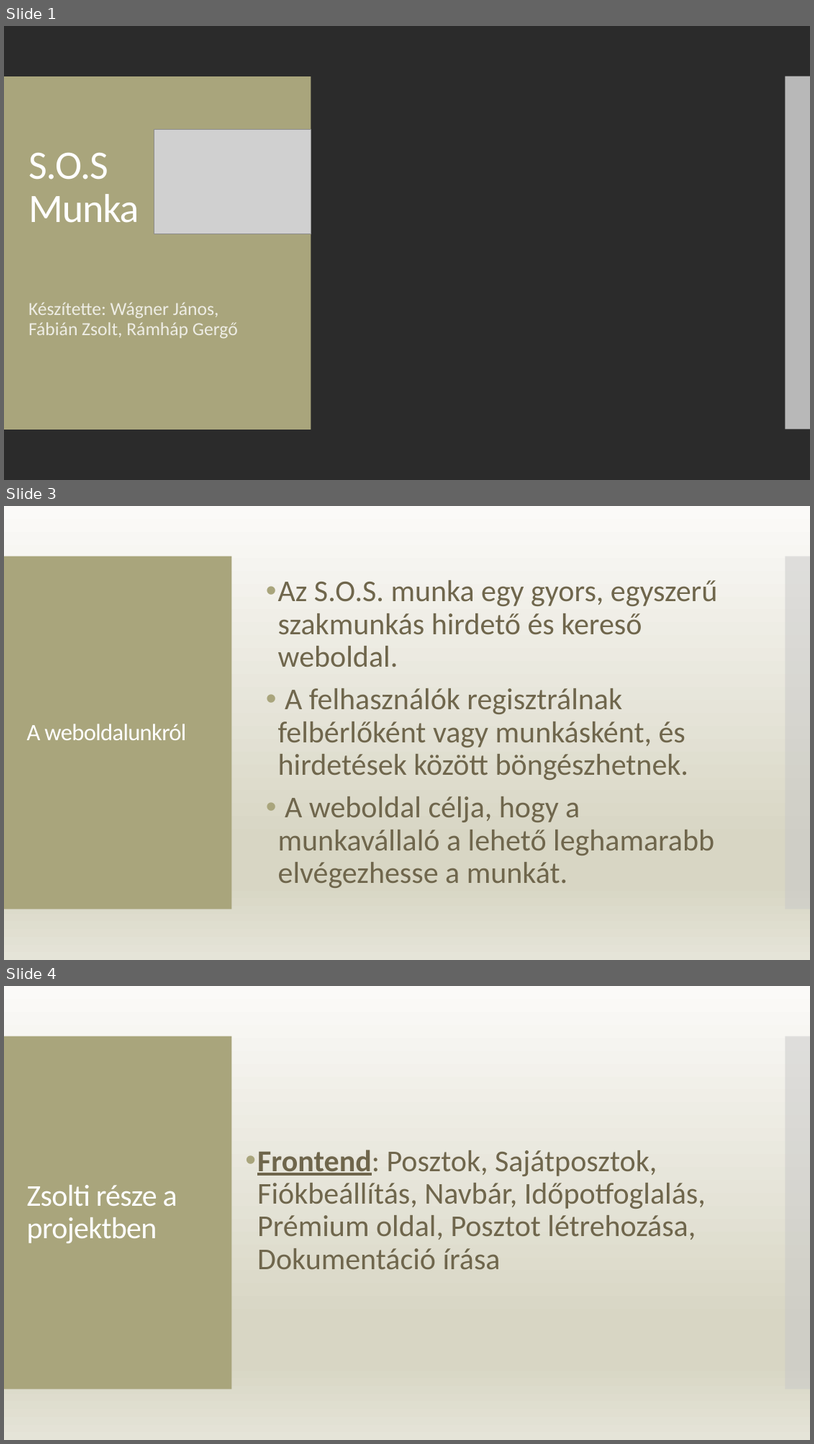
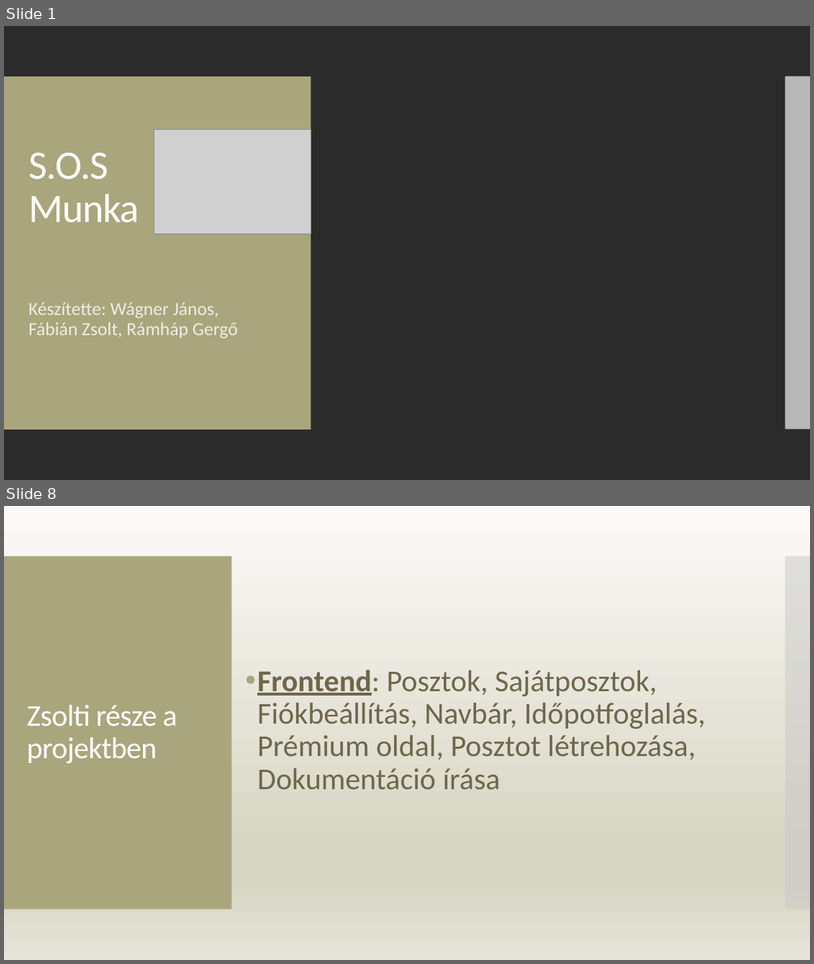
Before and after one commit to ramhap00/ramhapgergo, a slide deck: prezentáció.pptx. Shown one above the other, each under a label of ours: slides 1, 3 and 4 before the commit, slides 1 and 8 after it; the slides between them are not shown. The pictures are 814x1444 and 814x964 pixels, drawn with LibreOffice and Linux fonts; fonts in the diff are those of the drawing; grey boxes stand for pictures; background and template pictures are left out; a plain dark background stands for a picture behind light text. Boxes give left, top, right and bottom in pixels: in the first picture for what was removed or moved away, otherwise in the second. Text is boxed around its words. In the diff, an @@ line names an element or a change of style, - is before the commit and + after.

```diff
--- a/prezentáció.pptx
+++ b/prezentáció.pptx
@@ slide 3 removed at (x1=4, y1=506, x2=810, y2=960), background gradient #FBFAF8 to #D8D6C4 to #E5E4D8; not listed: 2 template elements that a slide beside it also shows @@
@@ text removed at (x1=278, y1=580, x2=718, y2=888) @@
-• Az S.O.S. munka egy gyors, egyszerű szakmunkás hirdető és kereső weboldal.
-• A felhasználók regisztrálnak felbérlőként vagy munkásként, és hirdetések között böngészhetnek.
-• A weboldal célja, hogy a munkavállaló a lehető leghamarabb elvégezhesse a munkát.
@@ title removed at (x1=27, y1=723, x2=186, y2=740) @@
-A weboldalunkról
@@ what was slide 4 is now slide 8 @@
```
Also in this commit, not shown: 6 slides added, 1 other slide removed.
